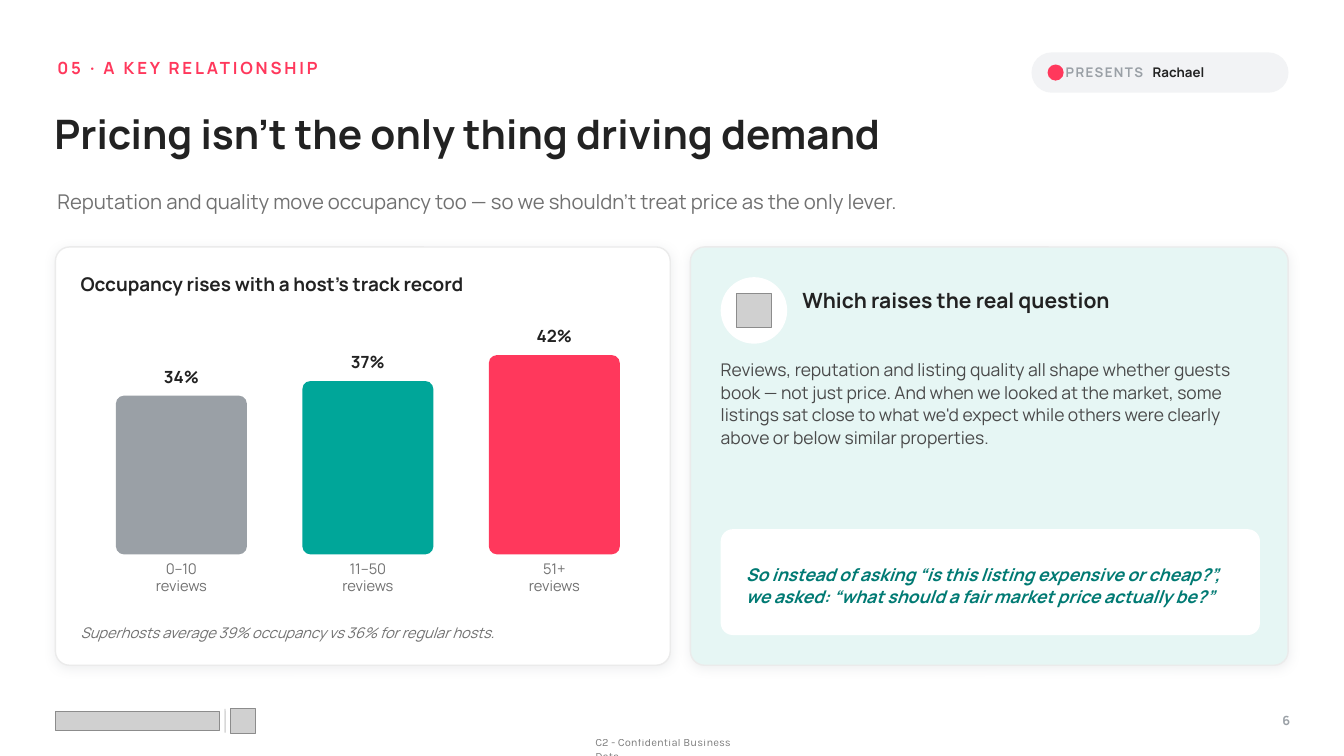
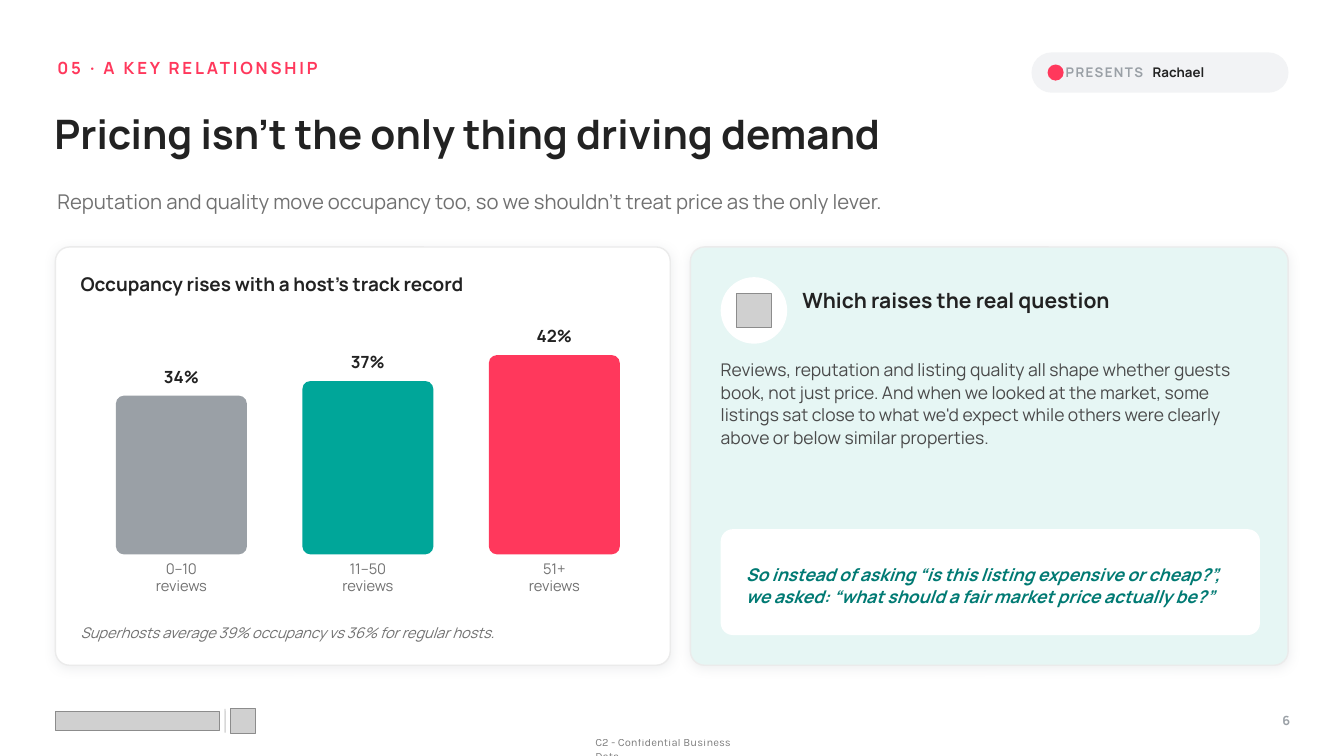
Before and after one commit to mkdn007/Cornell-Airbnb-Capstone, a slide deck: slide 6 of Airbnb Pricing Deck.pptx. Drawn at 1344x756 pixels with LibreOffice and Linux fonts; fonts in the diff are those of the drawing; grey boxes stand for pictures. Boxes give left, top, right and bottom in pixels: in the first picture for what was removed or moved away, otherwise in the second. Text is boxed around its words. In the diff, an @@ line names an element or a change of style, - is before the commit and + after.

```diff
--- a/Airbnb Pricing Deck.pptx
+++ b/Airbnb Pricing Deck.pptx
@@ text at box(57, 194, 882, 214): text changed @@
-Reputation and quality move occupancy too — so we shouldn't treat price as the only lever.
+Reputation and quality move occupancy too, so we shouldn't treat price as the only lever.
@@ text at box(721, 363, 1230, 448): text changed @@
-Reviews, reputation and listing quality all shape whether guests book — not just price. And when we looked at the market, some listings sat close to what we'd expect while others were clearly above or below similar properties.
+Reviews, reputation and listing quality all shape whether guests book, not just price. And when we looked at the market, some listings sat close to what we'd expect while others were clearly above or below similar properties.
```
Also in this commit, not shown: 16 other slides changed, 1 other file.
